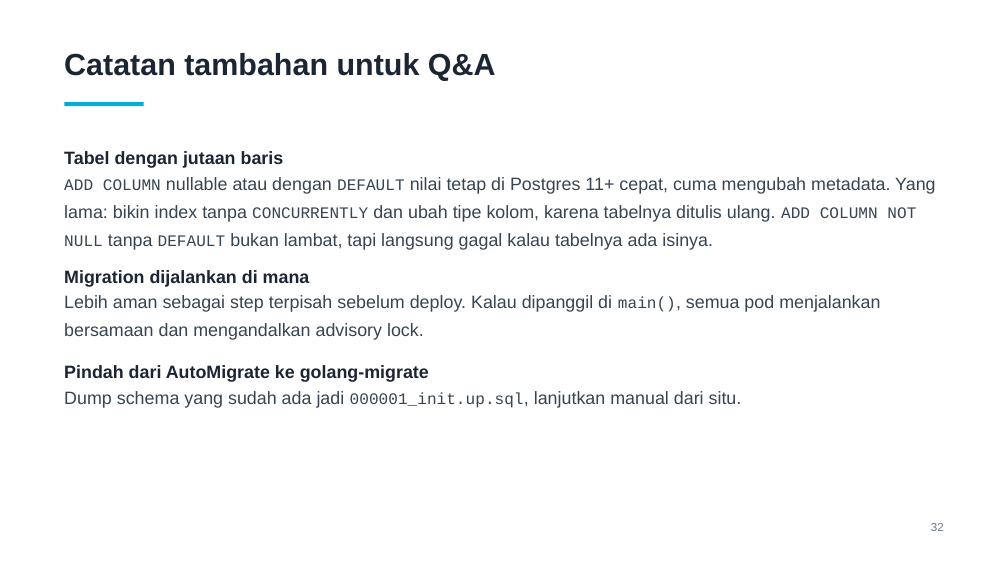
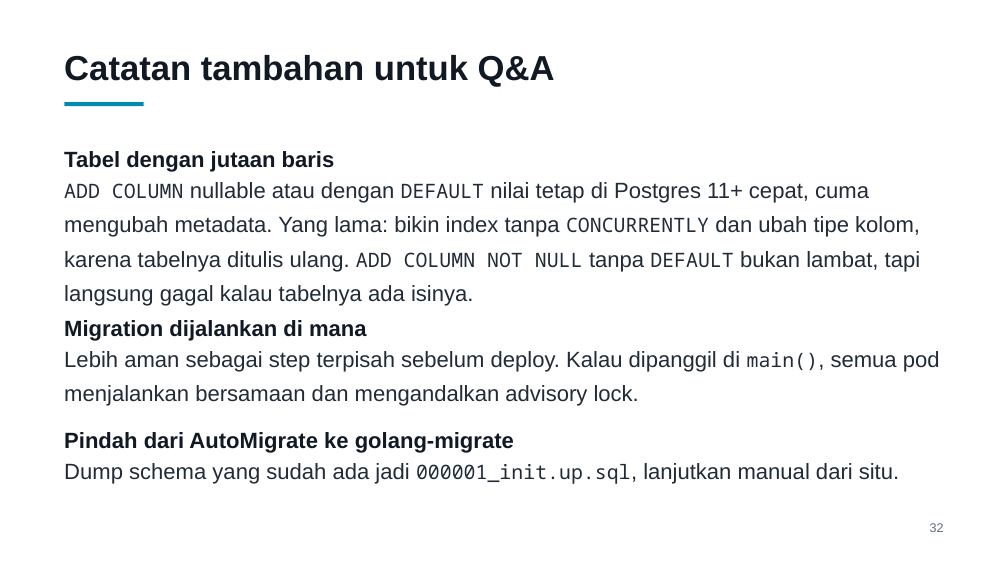
Before and after one commit to shariski/go-migration, a slide deck: slide 32 of slides/presentasi.pptx. Drawn at 1008x567 pixels with LibreOffice and Linux fonts; fonts in the diff are those of the drawing. Boxes give left, top, right and bottom in pixels: in the first picture for what was removed or moved away, otherwise in the second. Text is boxed around its words. In the diff, an @@ line names an element or a change of style, - is before the commit and + after.

Commit message:
Perbesar teks slide dan ganti font code ke JetBrains Mono
Deck dipakai lewat share screen Google Meet, jadi ukuran font dinaikkan
(body 17->21, code 13->17, judul 29->33) dan kontras warnanya dipertegas.
Courier New diganti JetBrains Mono karena strokenya lebih tebal dan
x-height-nya lebih besar, jadi lebih tahan kompresi video.

Slide 'Batasan down migration' dipadatkan; kalimat soal informasi yang
masih tersimpan sebelumnya diulang di slide berikutnya.

```diff
--- a/slides/presentasi.pptx
+++ b/slides/presentasi.pptx
@@ text "Catatan tambahan untuk Q&A" at (x1=64, y1=55, x2=555, y2=87): size 29 to 33 pt, text colour #1B2533 to #111A24 @@
@@ rectangle at (x1=64, y1=102, x2=144, y2=107): fill #00ADD8 to #008CB0 @@
@@ text "ADD COLUMN nullable atau dengan ..." at (x1=64, y1=182, x2=921, y2=306): size 15.3 to 18.9 pt, font Courier New to Noto Sans Mono in "ADD COLUMN DEFAULT CONCURRENTLY ADD COLUMN NOT ..."; size 17 to 21 pt in "nullable atau dengan nilai tetap di Postgres ..."; text colour #374451 to #212C38 @@
@@ text "Migration dijalankan di mana" moved from (x1=64, y1=270, x2=310, y2=287) to (x1=64, y1=320, x2=367, y2=341) @@
@@ text "Lebih aman sebagai step terpisah ..." moved from (x1=64, y1=295, x2=880, y2=340) to (x1=64, y1=351, x2=940, y2=406) @@
@@ text "Lebih aman sebagai step terpisah ..." at (x1=64, y1=351, x2=940, y2=406): size 17 to 21 pt, text colour #374451 to #212C38; size 15.3 to 18.9 pt, font Courier New to Noto Sans Mono in "main()," @@
@@ size 17 to 21 pt, text colour #1B2533 to #111A24 in 3 elements at (x1=64, y1=151, x2=335, y2=172), (x1=64, y1=320, x2=367, y2=341), (x1=64, y1=432, x2=514, y2=453) @@
@@ text "Pindah dari AutoMigrate ke golang-migrate" moved from (x1=64, y1=365, x2=429, y2=382) to (x1=64, y1=432, x2=514, y2=453) @@
@@ text "Dump schema yang sudah ada ..." moved from (x1=64, y1=391, x2=742, y2=408) to (x1=64, y1=463, x2=899, y2=484) @@
@@ text "Dump schema yang sudah ada ..." at (x1=64, y1=463, x2=899, y2=484): size 17 to 21 pt in "Dump schema yang sudah ada jadi 000001_init.up.sql, ..."; size 15.3 to 18.9 pt, font Courier New to Noto Sans Mono in "000001_init.up.sql,"; text colour #374451 to #212C38 @@
@@ text "32" at (x1=930, y1=523, x2=944, y2=532): size 11 to 12 pt, text colour #6B7784 to #626E7B @@
```
Also in this commit, not shown: 32 other slides changed, 2 other files.
